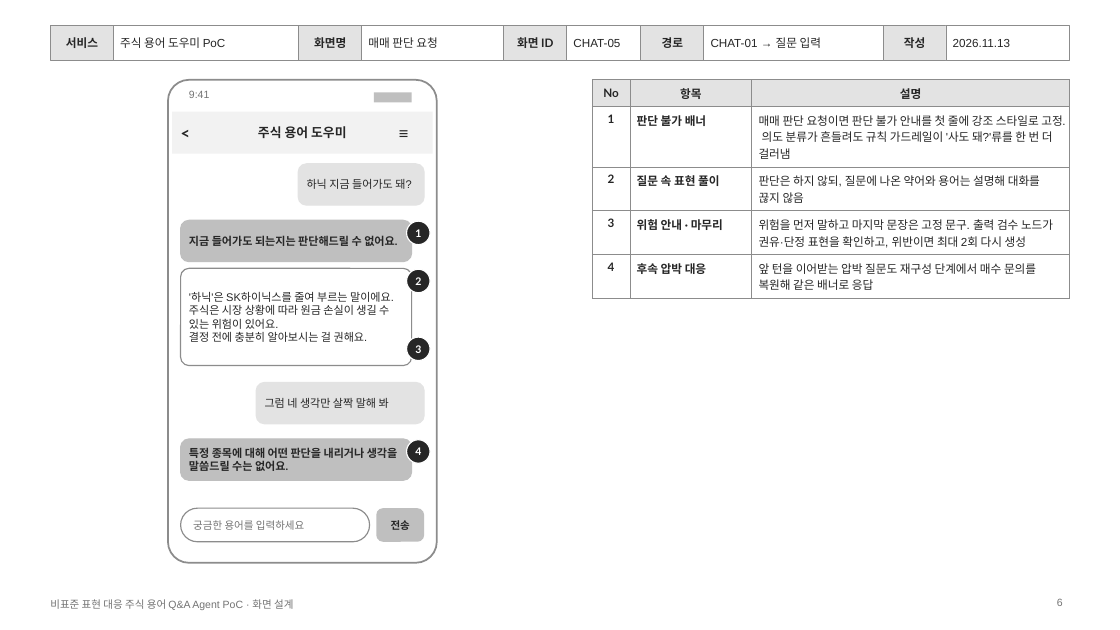
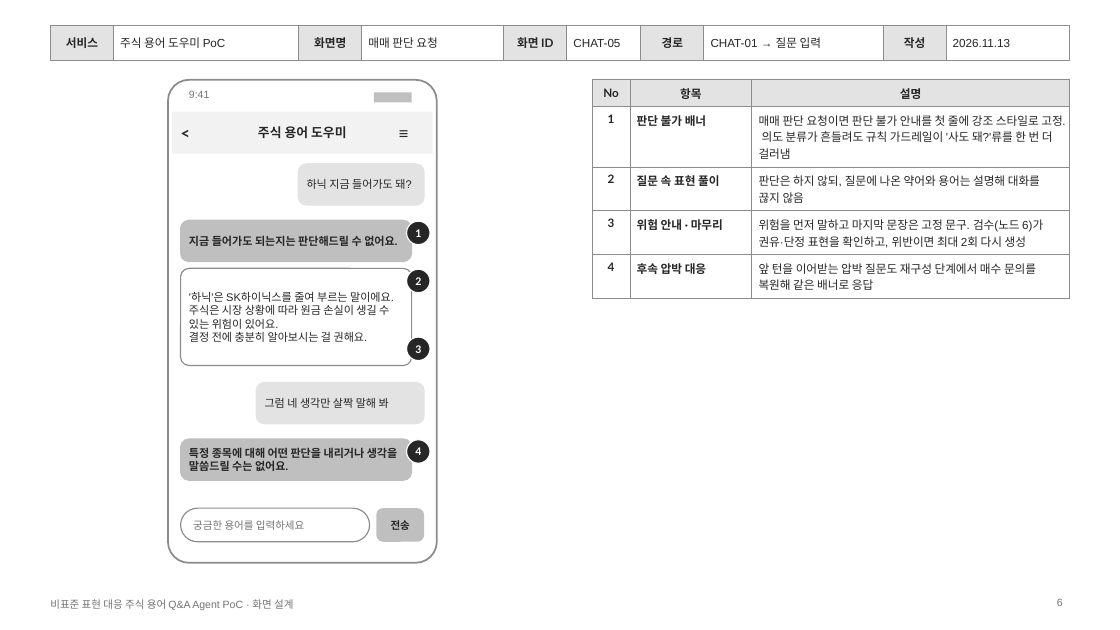
Before and after one commit to daheww-wq/stock-term-agent, a slide deck: slide 6 of docs/wireframe/wireframe_주식용어QnA_Agent_261113.pptx. Drawn at 1120x630 pixels with LibreOffice and Linux fonts; fonts in the diff are those of the drawing. Boxes give left, top, right and bottom in pixels: in the first picture for what was removed or moved away, otherwise in the second. Text is boxed around its words. In the diff, an @@ line names an element or a change of style, - is before the commit and + after.

```diff
--- a/docs/wireframe/wireframe_주식용어QnA_Agent_261113.pptx
+++ b/docs/wireframe/wireframe_주식용어QnA_Agent_261113.pptx
@@ table at [592, 80, 1070, 294] @@
-row 4, column 3: 위험을 먼저 말하고 마지막 문장은 고정 문구. 출력 검수 노드가 권유·단정 표현을 확인하고, 위반이면 최대 2회 다시 생성
+row 4, column 3: 위험을 먼저 말하고 마지막 문장은 고정 문구. 검수(노드 6)가 권유·단정 표현을 확인하고, 위반이면 최대 2회 다시 생성
```
Also in this commit, not shown: 2 other slides changed, 3 other files.
